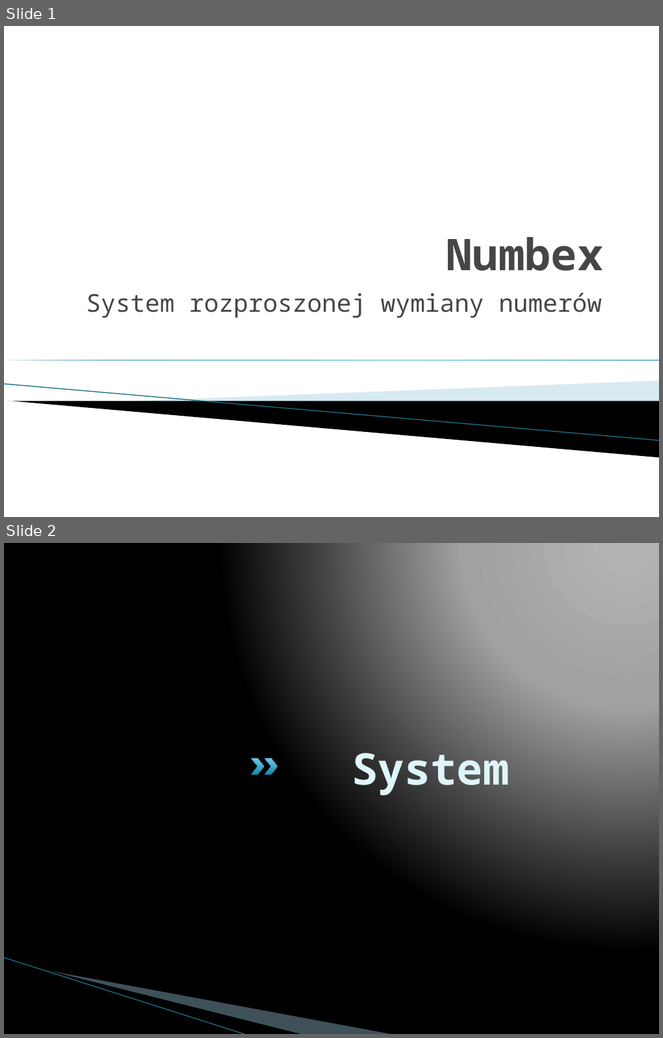
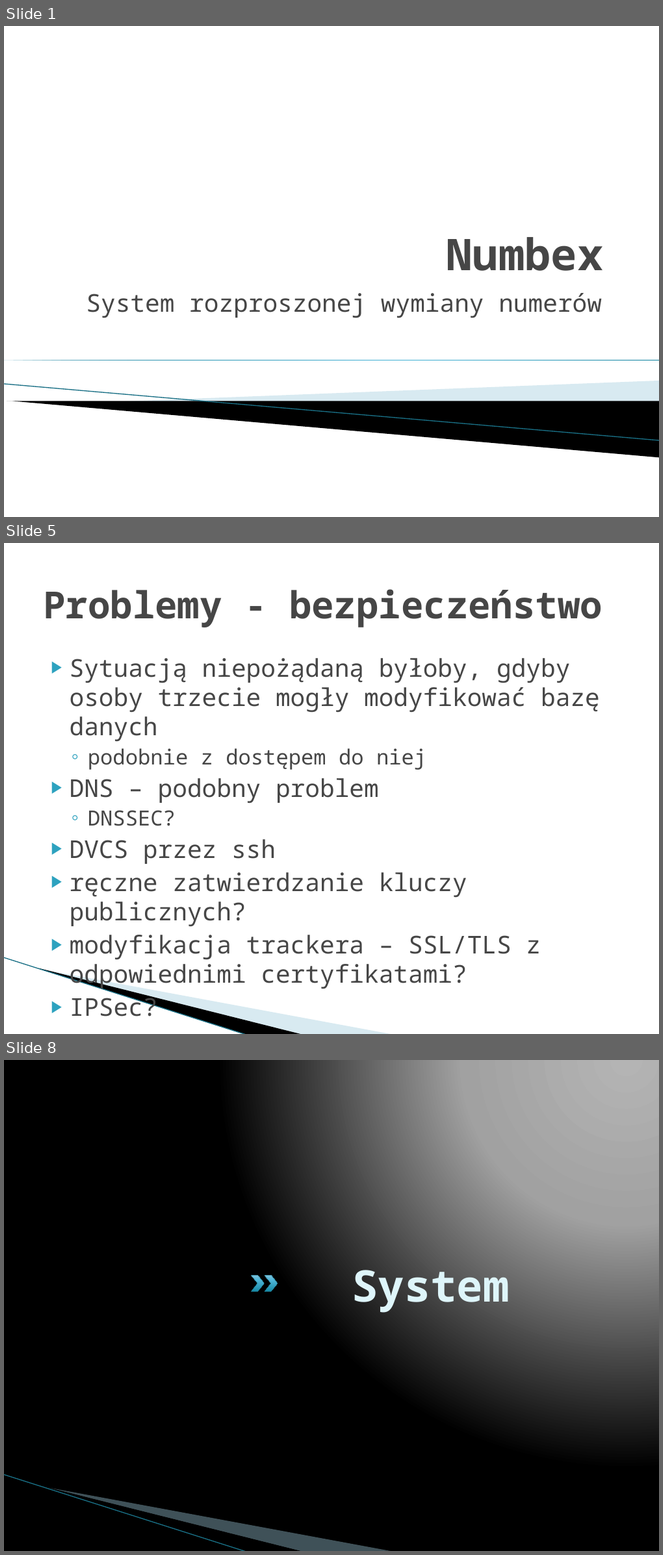
Before and after one commit to imbaczek/numbex, a slide deck: docs/NumbexFinalPresentation.pptx. Shown one above the other, each under a label of ours: slides 1 and 2 before the commit, slides 1, 5 and 8 after it; the slides between them are not shown. The pictures are 663x1038 and 663x1555 pixels, drawn with LibreOffice and Linux fonts; fonts in the diff are those of the drawing; background and template pictures are left out. Boxes give left, top, right and bottom in pixels: in the first picture for what was removed or moved away, otherwise in the second. Text is boxed around its words. In the diff, an @@ line names an element or a change of style, - is before the commit and + after.

Commit message:
presentation fixes

```diff
--- a/docs/NumbexFinalPresentation.pptx
+++ b/docs/NumbexFinalPresentation.pptx
@@ slide 5 added at [4,543,659,1034], background #FFFFFF; not listed: 3 template elements that a slide beside it also shows @@
@@ title added at [43,589,603,627], 41 pt, text #464646, bold @@
+Problemy - bezpieczeństwo
@@ text added at [70,658,600,990], 27 pt, text #464646 @@
+▶ Sytuacją niepożądaną byłoby, gdyby osoby trzecie mogły modyfikować bazę danych
+  ◦ podobnie z dostępem do niej
+▶ DNS – podobny problem
+  ◦ DNSSEC?
+▶ DVCS przez ssh
+▶ ręczne zatwierdzanie kluczy publicznych?
+▶ modyfikacja trackera – SSL/TLS z odpowiednimi certyfikatami?
+▶ IPSec?
@@ what was slide 2 is now slide 8 @@
```
Also in this commit, not shown: 5 other slides added.
